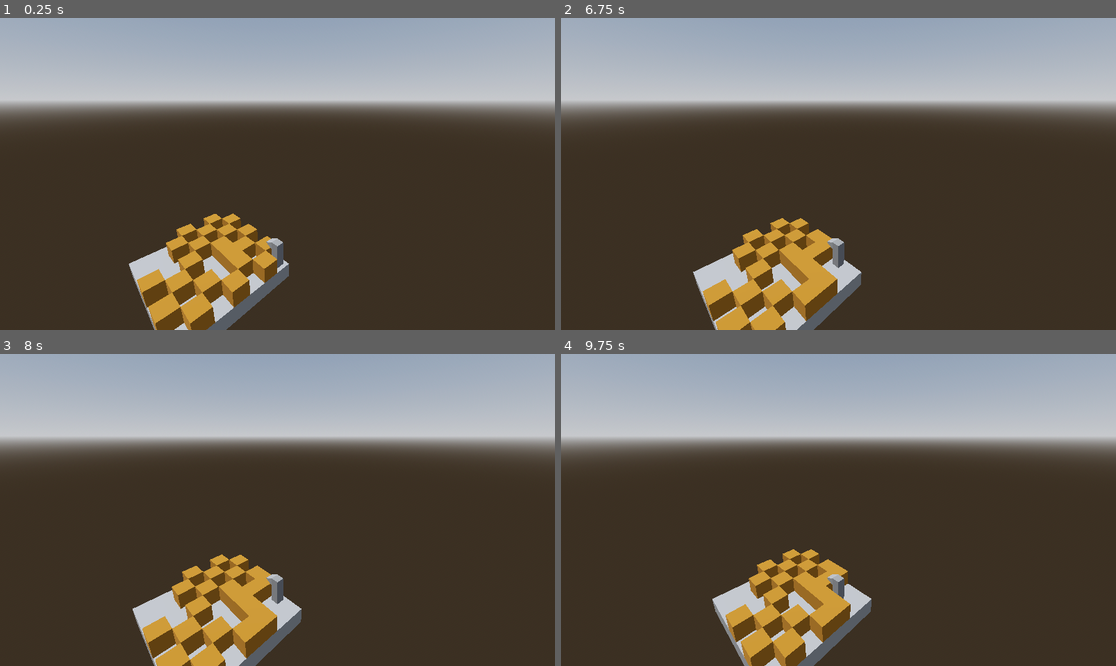
Above: before the commit, frames 1-4 (two rows, left to right).
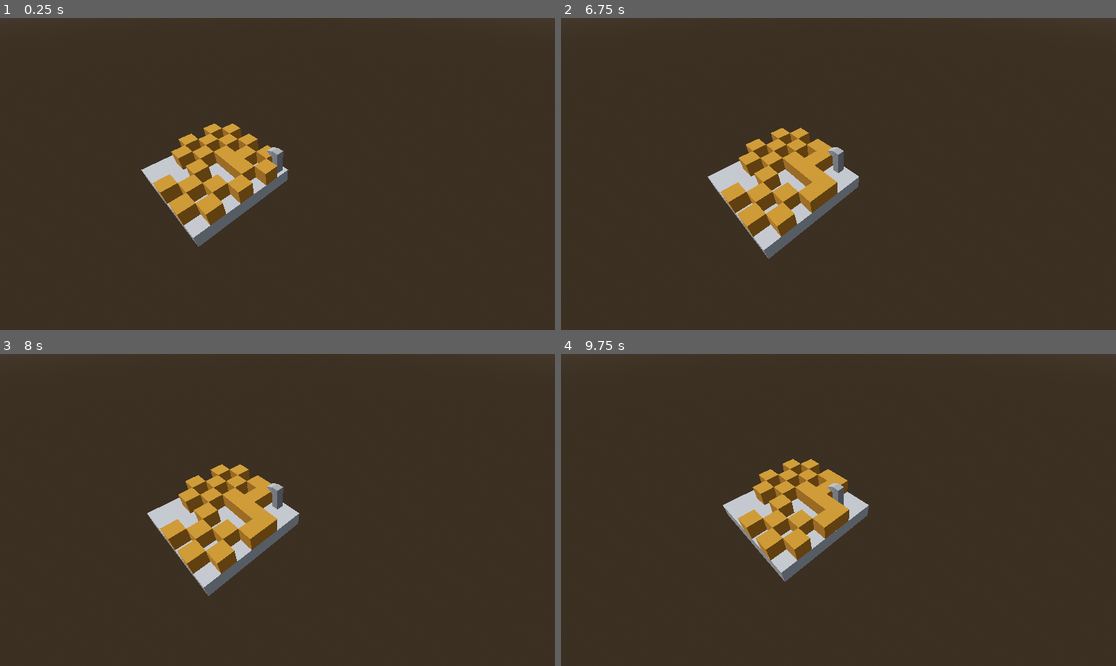
Above: after the commit, the same moments.

Repository: Jnight1104/Iso-Journey
Game: Godot game, scene res://Scenes/Level_2.tscn
Two runs of this game, one before a commit and one after it. Both use one fixed random seed, a clock stepped at 60 frames per second and the inputs below. The project has no main scene, so this scene is started directly.
Inputs:
- Up to frame 1 (0.25 s): no input
- Up to frame 2 (6.75 s): tap Enter at 0.5, 4.25 s; hold Right (ui_right) 0.53-1.28 s; hold Down (ui_down) 1.28-2.03 s; hold Right (ui_right) 2.03-2.78 s; hold Up (ui_up) 2.78-3.53 s; tap Space at 3.5, 5 s; hold Left (ui_left) 3.53-5.03 s; hold Down (ui_down) 5.03-5.78 s; hold Right (ui_right) 5.78-6.53 s; hold Up (ui_up) from 6.53 s (still down)
- Up to frame 3 (8 s): release Up (ui_up) at 7.28 s; hold Right (ui_right) from 7.28 s (still down)
- Up to frame 4 (9.75 s): release Right (ui_right) at 8.03 s; hold Down (ui_down) 8.03-8.78 s; hold Left (ui_left) 8.78-9.53 s; hold Up (ui_up) from 9.53 s (still down)

The runs differ from the first frame. In frame 1, 45% of the frame differs, in the area x 0-100%, y 0-100%; in frame 2, 45%; in frame 3, 45%; in frame 4, 44%.

Commit message:
implemented undo system (finished)

Diff:
--- a/Scenes/Level_2.tscn
+++ b/Scenes/Level_2.tscn
@@ -39,7 +39,7 @@
 transform = Transform3D(1, 0, 0, 0, 1, 0, 0, 0, 1, 0, 0.5, 0)
 
 [node name="Camera3D" type="Camera3D" parent="."]
-transform = Transform3D(-0.707107, 0.241845, -0.664463, 0, 0.939692, 0.34202, 0.707107, 0.241845, -0.664463, -7, 6, -7)
+transform = Transform3D(-0.707107, 0.5, -0.5, 0, 0.707106, 0.707107, 0.707107, 0.5, -0.5, -7, 6, -7)
 script = ExtResource("2_w5hrd")
 
 [node name="Floor" type="StaticBody3D" parent="."]
--- a/Scripts/player.gd
+++ b/Scripts/player.gd
@@ -7,6 +7,7 @@
 const LEFT : Vector3 = Vector3(0, 0, -1)
 const RIGHT : Vector3 = Vector3(0, 0, 1)
 const MOVE_DELAY : float = 0.1
+const SHORT_MOVE_DELAY : float = 0.01
 const LERP_RATE : float = 12
 const MAX_ACTION_QUEUE : int = 2
 const OBSTACLE_BUFFER_SCALE : float = 0.3
@@ -64,11 +65,14 @@
 
 
 func _move(direction):
+	print(action_history)
 	if direction == UNDO:
 		if undos < len(action_history) - UNDO_OFFSET:
 			undos += UNDO_OFFSET
 			target_location = action_history[len(action_history) - (undos + UNDO_OFFSET)]
 			$Move_delay_timer.start(MOVE_DELAY)
+		else:
+			$Move_delay_timer.start(SHORT_MOVE_DELAY)
 	else:
 		if undos > 0:
 			action_history = action_history.slice(0, len(action_history) - undos)
